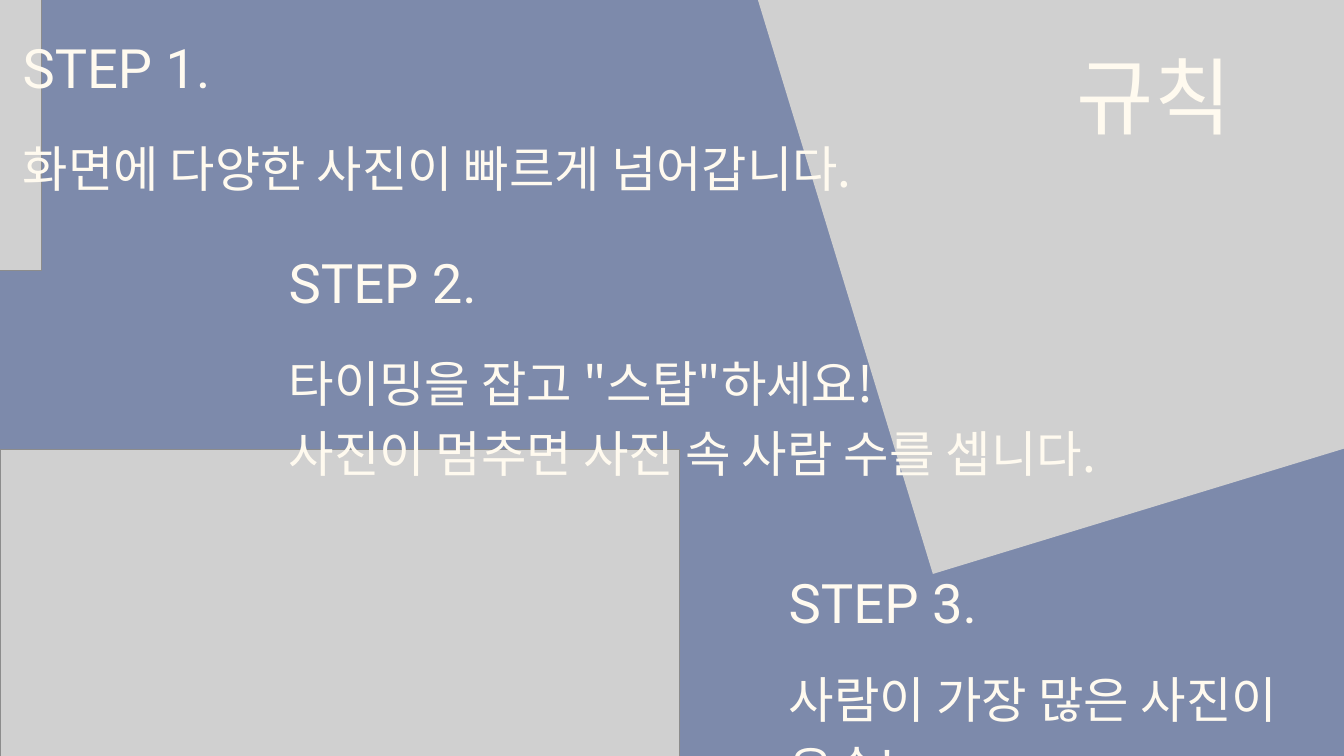
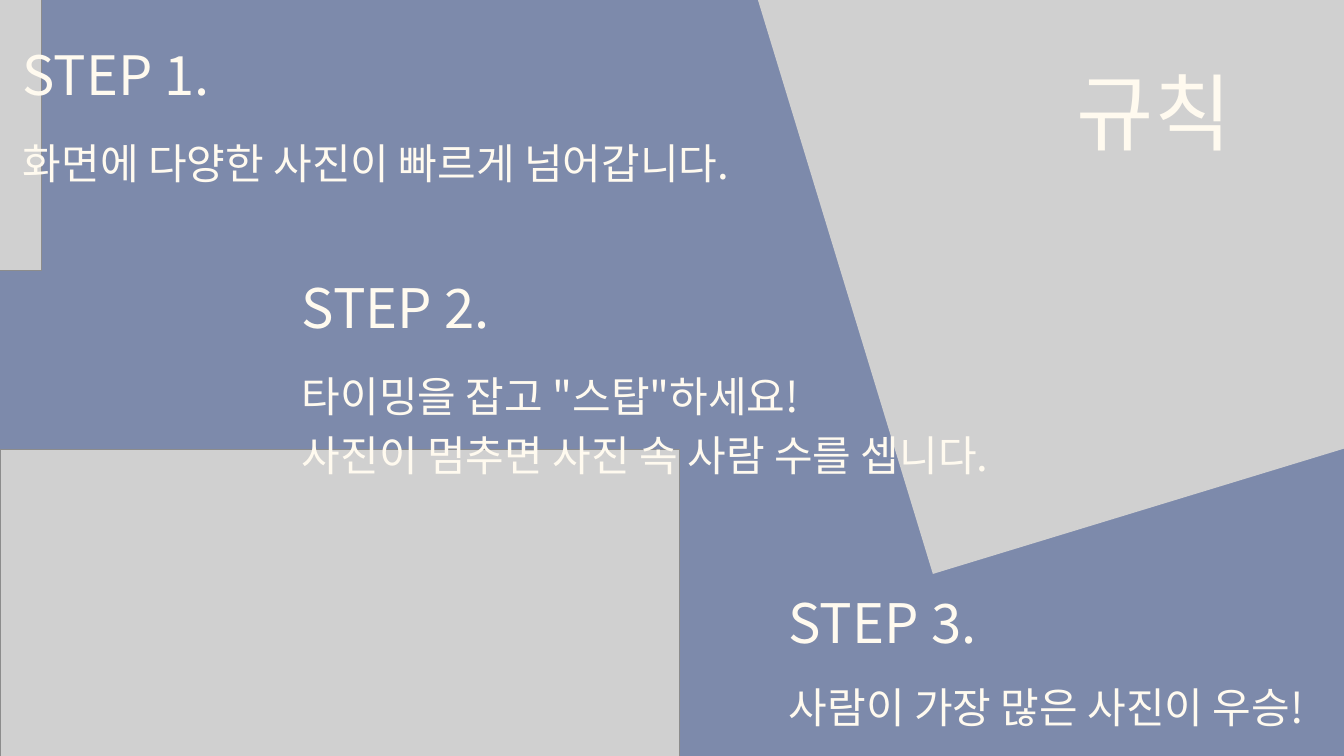
Before and after one commit to tkdgns25300/sunday_play, a slide deck: slide 2 of public/downloads/games/photo-stop/rules.pptx. Drawn at 1344x756 pixels with LibreOffice and Linux fonts; fonts in the diff are those of the drawing; grey boxes stand for pictures. Boxes give left, top, right and bottom in pixels: in the first picture for what was removed or moved away, otherwise in the second. Text is boxed around its words. In the diff, an @@ line names an element or a change of style, - is before the commit and + after.

```diff
--- a/public/downloads/games/photo-stop/rules.pptx
+++ b/public/downloads/games/photo-stop/rules.pptx
@@ text "규칙": place and size @@
-text "규칙" at <box>1077,59,1232,134</box>
+text "규칙" at <box>1077,75,1232,150</box>
@@ text "화면에 다양한 사진이 빠르게 넘어갑니다." at <box>23,137,729,190</box>: size 52.9 to 45 pt; line spacing 74pt to 63pt @@
@@ font Roboto to Noto Sans CJK KR in 4 elements at <box>23,39,210,109</box>, <box>1077,75,1232,150</box>, <box>789,602,976,644</box>, <box>302,287,489,329</box> @@
@@ text "STEP 2.": place and size @@
-text "STEP 2." at <box>289,264,477,304</box>
+text "STEP 2." at <box>302,287,489,329</box>
@@ text "타이밍을 잡고 "스탑"하세요!" at <box>302,377,988,481</box>: size 53 to 45 pt; line spacing 74.2pt to 63pt @@
@@ text "타이밍을 잡고 "스탑"하세요!": place and size @@
-text "타이밍을 잡고 "스탑"하세요!" at <box>289,352,1096,485</box>
+text "타이밍을 잡고 "스탑"하세요!" at <box>302,377,988,481</box>
@@ text "STEP 3.": place and size @@
-text "STEP 3." at <box>789,573,977,624</box>
+text "STEP 3." at <box>789,602,976,644</box>
@@ text "사람이 가장 많은 사진이 우승!": place and size @@
-text "사람이 가장 많은 사진이 우승!" at <box>789,677,1278,722</box>
+text "사람이 가장 많은 사진이 우승!" at <box>789,688,1304,726</box>
@@ text "사람이 가장 많은 사진이 우승!" at <box>789,688,1304,726</box>: size 53 to 45 pt; line spacing 74.2pt to 63pt @@
```
Also in this commit, not shown: 3 other slides changed, 3 other files.
